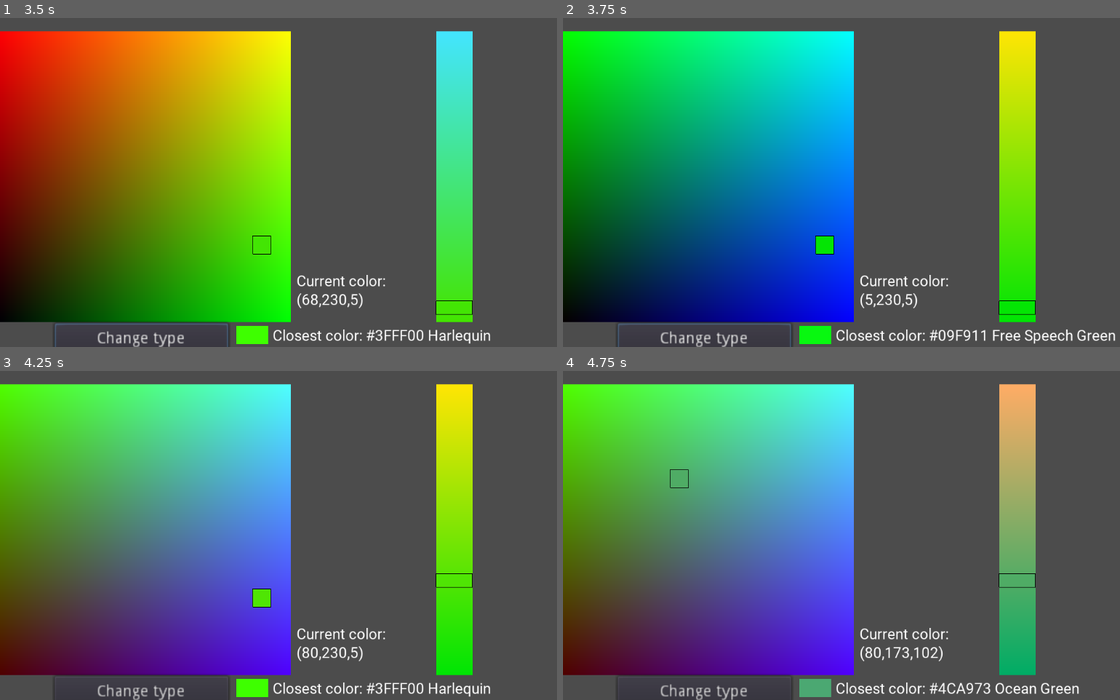
Above: before the commit, frames 1-4 (two rows, left to right).
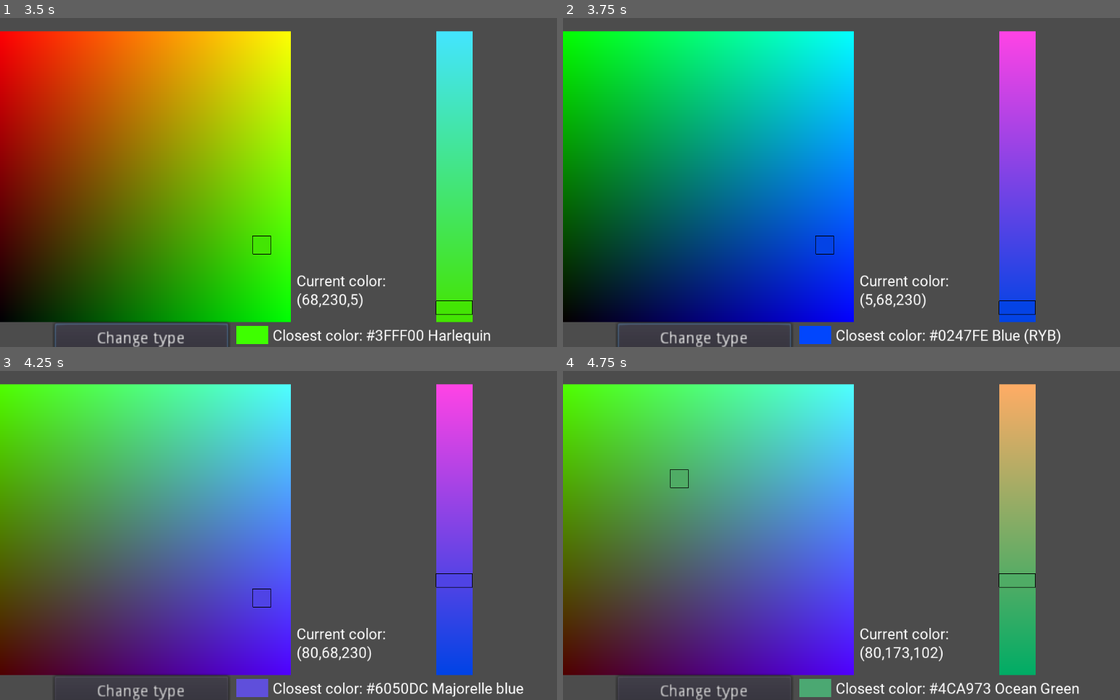
Above: after the commit, the same moments.

Repository: AntonBogun/Fancy-Color-Picker
Game: Godot game, scene res://Bruh.tscn
Same seed, same stepped clock (60 frames per second), same inputs: the game is played once before the commit and once after it.
Inputs (mouse positions are in pixels of both pictures, inside the frame that each line leads up to):
- Up to frame 1 (3.5 s): click "Change type" at 0.5 s; click "Change type" at 1.25 s; click "Change type" at 2 s; tap Enter (ui_accept) at 2.75, 3.02, 3.05, 3.32 s; move the mouse to (261, 245) at 2.77 s; press the mouse at (261, 245) at 2.78 s
- Up to frame 2 (3.75 s): move the mouse to (1030, 228) at 3.52 s; release the mouse at (1030, 228) at 3.53 s; tap Enter (ui_accept) at 3.6 s
- Up to frame 3 (4.25 s): tap Enter (ui_accept) at 3.77, 4.07 s; click (467, 581) at 3.8 s
- Up to frame 4 (4.75 s): tap Enter (ui_accept) at 4.25, 4.55 s; move the mouse to (679, 479) at 4.27 s; press the mouse at (679, 479) at 4.28 s

Frame 1 is identical in both runs. In frame 2, 6.9% of the frame differs, in the area x 42-100%, y 3-100%; in frame 3, 6.9%, in the area x 42-94%, y 3-100%; in frame 4, nothing differs.

Commit message:
Relearning part 2

Diff:
--- a/2dcolor.gd
+++ b/2dcolor.gd
@@ -7,15 +7,7 @@
 
 var type =0
 
-func circle1(pos,size):
-	#no way in hell this works
-	var circle = funcref(influence,"pogger")
-	return influence.forinbox(pos,size,circle)
 
-func colorif(pos,size,col):
-	#lmao i got fucked over by this
-	var colorif=funcref(colr,"color")
-	influence.expand(influence.new(Vector2(),9,colorif)[0],colorif,9)
 
 # Called when the node enters the scene tree for the first time.
 func _ready():
@@ -27,20 +19,6 @@
 	material.set_shader_param("zoom",1/get_node("..").zoom.x);
 	$Button.connect("pressed",self,"_update")
 
-	#testing:::
-
-	#print(circle1(Vector2(),9))
-	#print("huetest")
-	#print(7/2)
-#	var circle = funcref(self,"circle1")
-#	#print(circle1(Vector2(0,-20),9))
-#	var v9=influence.expand(influence.new(Vector2(),9,circle)[0],circle,9)
-#	#var v9=influence.expand(bruharray,circle,9)
-#	var v3=influence.divid(v9,9)
-#	v3=influence.expand(v3,circle,3)
-#	var v1=influence.divid(v3,3)
-#	v1=influence.expand(v1,circle,1)
-#	print(influence.outline(v1,1))
 
 	#var strin="["
 #	for n in v3:
@@ -54,12 +32,7 @@
 var i=6
 var rng=RandomNumberGenerator.new()
 
-func test(_r,_g,_b,size):
-	print("\n --------------------- \n"+str(influence.iff(Vector2(r,g),size,colr.colorclosestsearch(r,g,b),b))+"=iff\n")
-	print(colr.colorclosestsearch(r,g,b)+" at point"+str(Vector3(r,g,b))+"\n")
-	var box = [Vector2(4,4),Vector2(4,-4),Vector2(-4,4),Vector2(-4,-4)]
-	for i in box:
-		print(str(r+i.x)+" "+str(g+i.y)+colr.closestcolorsearch(r+i.x,g+i.y,b))
+
 
 func _update():
 	#function to update shader (mode)
@@ -96,23 +69,31 @@
 var g = 128
 var b = 10
 var interntype=0
-func _process(_delta):
+var slider=40
+
+func _physics_process(_delta):
 	i-=int(i>0)
+	#positions on viewport
 	var pos1=vertconv(polygon[0]+position,get_viewport_rect().size,1/get_node("..").zoom.x)
 	var pos2=vertconv(polygon[2]+position,get_viewport_rect().size,1/get_node("..").zoom.x)
-	var sliderpos1=vertconv($VSlider.rect_position+position,get_viewport_rect().size,1/get_node("..").zoom.x)
-	var sliderpos2=vertconv($VSlider.rect_size*$VSlider.rect_scale+$VSlider.rect_position++position,get_viewport_rect().size,1/get_node("..").zoom.x)
+	#get positions on slider - pointless
+	#var sliderpos1=vertconv($VSlider.rect_position+position,get_viewport_rect().size,1/get_node("..").zoom.x)
+	#var sliderpos2=vertconv($VSlider.rect_size*$VSlider.rect_scale+$VSlider.rect_position++position,get_viewport_rect().size,1/get_node("..").zoom.x)
 	var ok = ifinbox(get_viewport().get_mouse_position(),pos1,pos2)
-	var ok2 = ifinbox(get_viewport().get_mouse_position(),sliderpos1,sliderpos2)
+	#var ok2 = ifinbox(get_viewport().get_mouse_position(),sliderpos1,sliderpos2)
 
 	#provides shader with viewport info
 	material.set_shader_param("viewport",get_viewport_rect().size)
-	var slider =$VSlider.value
-	#and with slider
+	#if change in color
+	var ok2 =(slider!=$VSlider.value)
+	slider =$VSlider.value
+	#and with slider info
 	material.set_shader_param("slider",slider)
 
+	#if change detected (run color find algorithm)
 	if((ok or ok2)&&Input.is_action_pressed("mouse_left") or interntype!=type):
 		interntype=type
+		#if change in slider - run slider to rgb conversion depending on type
 		if ok2:
 			if type==1:
 				r=slider
@@ -121,12 +102,14 @@
 			if type==0:
 				b=slider
 		elif(ok):
+			#if mouse in box - run position to color conversion
 			mouseraw=(get_viewport().get_mouse_position()-pos1)*get_node("..").zoom.x
 			mousepos=Vector2(mouseraw.x,256-mouseraw.y)
 			r =mousepos.x*float(type==2)+mousepos.y*float(type==0)+slider*float(type==1);
 			g =mousepos.x*float(type==0)+mousepos.y*float(type==1)+slider*float(type==2);
 			b =mousepos.x*float(type==1)+mousepos.y*float(type==2)+slider*float(type==0);
 		else:
+			#change includes button press
 			var _r=r
 			r=b
 			b=g
@@ -134,28 +117,34 @@
 		r=floor(r)
 		g=floor(g)
 		b=floor(b)
+		#move the color picker+set color+ display current closest color
 		$Colorpick.position=mouseraw-Vector2(128,128)
 		$Colorpick.color=Color(r/256,g/256,b/256,1)
 		$ColorLabel.text="Current color:\n("+str(r)+","+str(g)+","+str(b)+")"
 		$ClosestColorLabel.text="Closest color: "+colr.colorclosestsearch(r,g,b)
+		#give slider's shader info
 		var _col=colr.colorclosestsearch(r,g,b)
 		var col = colr.colhextopos(_col)
-		#print(str(r)+" "+str(g)+" "+str(b))
-
 		$ColorShow.color=Color(col[0]/255.0,col[1]/255.0,col[2]/255.0,1)
 		$VSlider/picksmol.color=Color(r/256,g/256,b/256,1)
 		$VSlider.material.set_shader_param("red",r)
 		$VSlider.material.set_shader_param("gre",g)
 		$VSlider.material.set_shader_param("blu",b)
-		#print(ok)
-		if(i==0 && Input.is_action_pressed("ui_accept")):
+
+
+		if(i==0 && ok &&Input.is_action_pressed("mouse_left")):
 			i=10
-			#print(test(r,g,b,9))
-			#var arr=influence.arrcreate(Vector2(r,g),3,colr.closestcolorsearch(r,g,b),b)
-			var arr = [[Vector2(0,0)],true]
-#			print(arr[0])
-			if arr[1]:
-				print(influence.divid(arr[0],3))
-			else:
-				print("bruv")
-			#print(influence.arrcreate(Vector2(r,g),9,colr.colorclosestsearch(r,g,b),b))
+			mousepos
+			#-1.do when Slider or type changed value
+			#0. repeat 1-4 for every 32 pixels
+			#1.Find color at point
+			#2.new() until size=1
+			#3.loop divid(3n)>expand(n) until n=1
+			#4.outline() and neatify()
+			#5.use fail revenge system to do 3 (without divid, and starting at 1) and 4 for all fails
+
+
+
+
+
+	#print(OS.get_ticks_usec()) #how to get time passed
--- a/Bruh.tscn
+++ b/Bruh.tscn
@@ -23,6 +23,12 @@
 color = Color( 0, 0, 0, 1 )
 polygon = PoolVector2Array( -128, -128, 128, -128, 128, 128, -128, 128 )
 script = ExtResource( 1 )
+
+[node name="testlol" type="Polygon2D" parent="Camera2D/HUE"]
+visible = false
+scale = Vector2( 5, 5 )
+polygon = PoolVector2Array( 7.4, -8.5, 4.1, -0.4, 12.6, -0.9 )
+script = ExtResource( 8 )
 
 [node name="Button" type="Button" parent="Camera2D/HUE"]
 material = SubResource( 1 )
@@ -97,9 +103,3 @@
 color = Color( 0, 0, 0, 0.239216 )
 offset = Vector2( 125, 0 )
 polygon = PoolVector2Array( -128, -128, 0, -128, 0, 0, 1, 0, 1, -128, 30, -128, 30, 30, 0, 30, -128, 30 )
-
-[node name="testlol" type="Polygon2D" parent="."]
-visible = false
-scale = Vector2( 5, 5 )
-polygon = PoolVector2Array( 7.4, -8.5, 4.1, -0.4, 12.6, -0.9 )
-script = ExtResource( 8 )
--- a/Influence.gd
+++ b/Influence.gd
@@ -1,7 +1,8 @@
 extends Node
 
-
+#DEPRECATED - use new()
 func arrcreate(pos,_scale,col,slider):
+	#OLD (no funcref)
 	#create array
 	var arr = []
 	#check if pos is correct
@@ -33,10 +34,10 @@
 	if arr.size()==5:
 		arr.remove(5)
 	return [arr, true]
-
-
-
-
+#DEPRECATED - use new()
+
+
+# Point relative to point
 func f(x,type=0,cent=Vector2()):
 	# Point relative to point
 	var k
@@ -44,6 +45,7 @@
 	#diff.x+1=a
 	#diff.y+1=b
 	#abs(a+b+1-(2*a+abs(b-2)*2+2+2*b)*int(b==2)+int(b==1)*(6*b*b-15*b+6))
+	#NVM literally makes no difference/is worse, so not gonna change it
 	if type==1:
 		match (x-cent)/max(abs((x-cent).x),abs((x-cent).y)):
 			Vector2(-1,-1):
@@ -64,6 +66,7 @@
 				k=8
 			_:
 				k=0
+
 	else:
 		match x:
 			1:
@@ -87,27 +90,9 @@
 	return k
 
 
-func iff(point, _scale,col,slider):
-	#check a box, yes if all are yes
-	if _scale>1:
-		var off= (_scale-1)/2
-		var err=0
-		var box = [point+Vector2(off,off),point+Vector2(-off,-off),point+Vector2(off,-off),point+Vector2(-off,off)]
-		if point.x+off<256 && point.x-off>-1 && point.y+off<256 && point.x-off>-1:
-			for vec in box:
-				if colr.colorclosestsearch(vec.x,vec.y,slider)==col:
-					continue
-				else:
-					err=1
-					break
-		else:
-			err=1
-
-		return !bool(err)
-
-
-
-
+
+
+#DEPRECATED - use expand()
 func f1(finalarr,i,col,slider,_scale=1):
 	#i-1,i,i+1 = prev, curr and next points
 	var _x=finalarr[(i-1)%finalarr.size()]
@@ -168,6 +153,8 @@
 		return [finalarr,err==arr.size()]
 	else:
 		return [finalarr,false]
+#DEPRECATED - use expand()
+
 
 func divid(finalarr,_size):
 	#divides the point array into a smaller scale (9:3:1)
@@ -196,31 +183,14 @@
 		var _y=finalarr[mod((i+1),finalarr.size())]
 		var cent=finalarr[i]
 		var x = f(_x,1,cent)
-		var diff=floor(float(x/2))*2
-		#just x-x%2? idk why it has to be so dumb
-		#this thing below is clearly high level sorcery
-		#after some inspecting i guess it like tries to do something cool
-		#oh i completely forgot this has to basically do outlines
-		#the logic for it was insane iirc, so i have no idea how this even functions
-		#just trust it
-		#ehh i have basic theory - it just takes y as the limit for k
-		#and to do that it needs to perform this operation, as it gets the accurate
-		#limit for the y.
-		#specifics are probably more details but i cant be bothered and it doesnt really matter
-		var y = mod(int(f(_y,1,cent)-diff),8)+int(f(_y,1,cent)==diff)*8
-#		if cent==Vector2(6,-15):
-#			pass
-#		print(str(x)+" sus "+str(y)+" bruh "+str(f(_y,1,cent)))
-#		var yswitch=0
-#		if y==0:
-#			yswitch=1
-#			diff-=2
+		var diff=x-x%2
+		var y = mod(int(f(_y,1,cent)-diff-1),8)+1
 
 		var k = 2
 		#k=(k%8)*float(k>8)+float(k<=8)*k
 		var first=1
 
-		while k<y or ( k!=10):
+		while k<y:
 			var _k=f(int(k+diff-1)%8+1)*size
 			if(first==1):
 				first=0
@@ -231,15 +201,16 @@
 			if i==2:
 				pass
 			k+=2
-		if(i==2):
-
-			continue
+
+
+
+
 
 
 	return temparr
 
 
-func outline(finalarr,_size):
+func outline(finalarr,_size=1):
 	#oh right this actually does the corners for the point array... not entirely
 	#sure this is even useful
 	#wait right you can use this to your advantage when making a cool corner skip thing
@@ -311,28 +282,18 @@
 	var b = pow(pos.y,2)+pow(pos.x,2)-250
 	return b<a
 
-func pogger1(pos,_scale):
-	#different pattern i guess?
-	var x= pos.x
-	var y = pos.y
-	#return pow(pos.x,2)+pow(pos.y,2)<45
-
-	var off= (_scale-1)/2
-	var err=0
-	var box = [pos+Vector2(off,off),pos+Vector2(-off,-off),pos+Vector2(off,-off),pos+Vector2(-off,off)]
-#	if pos.x+off<256 && pos.x-off>-1 && pos.y+off<256 && pos.x-off>-1:
-#
-#	else:
-#		err=1
-	for vec in box:
-		if (x<5 and x>-5 and y<5 and y>-5):
-			continue
-		else:
-			err=1
-			break
-	return !bool(err)
-
+func pogger1(pos):
+	#convex area
+	#desmos
+	#x^{2}+y^{2}-\left(20\sin\left(\frac{y-15}{10}\right)\right)^{2}<400
+	var x=pos.x
+	var y=pos.y
+	var iff=pow(x,2)+pow(y,2)-pow(20*sin((y-15)/10),2)<400
+	return iff
+
+#callfuncv = bad
 func new(pos,_scale, funcr):
+	#this probably is arrcreate() 2 ElBoog
 	var arr = []
 	var scale = (_scale-1)/2
 	if funcr.call_func(pos,_scale):
@@ -343,9 +304,7 @@
 	var i = 0
 	var cent = arr[0]
 	var temp = 0
-	#important magic here::
-	#dude wtf are you talkign about i have literally no idea
-	#god not the call_funcs... this is so bad
+	#does a + shaped check
 	while i<4:
 		if funcr.call_func(pos+f(i*2+2)*_scale,_scale):
 			arr.insert(n,pos+f(i*2+2)*_scale)
@@ -361,29 +320,11 @@
 
 
 		i+=1
-#
-#		if funcr.call_func(pos+f(i*2+2)*_scale,_scale):
-#			print("yes")
-#			arr.insert(n,pos+f(i*2+2)*_scale)
-#			i+=1
-#			n+=1
-#			if n<arr.size():
-#				if !funcr.call_func(pos+f(i*2+2)*_scale,_scale) and arr[n]!=cent:
-#					if (arr.size()!=2):
-#						arr.insert(n,cent)
-#					i+=1
-#					n+=1
-#		else:
-#			print("nope")
-#			n+=int(n<arr.size())#+int(i==n)
-#			i+=1
-
-
 	if arr.size()==5:
 		arr.remove(4)
 	elif(arr[arr.size()-1]==cent and arr[0]==cent and arr.size()>1):
 		arr.remove(arr.size()-1)
-	return [arr, true]
+	return arr
 
 
 func expand(finalarr,funcc,_scale=1):
@@ -393,11 +334,12 @@
 	var done=1
 	var printcount=0
 	var completed=0
+	#0 = default state, loop exists when done=0
 	while done!=0:
 		done=0
 		var i = completed
 		while i<finalarr.size():
-
+			#get relative positions of x and y
 			var _x=finalarr[mod((i-1),finalarr.size())]
 			var _y=finalarr[mod((i+1),finalarr.size())]
 			var cent=finalarr[i]
@@ -406,25 +348,13 @@
 
 			if i>400:
 				done = 0
-				#400 isnt actually that much, but it probably should never get that big
-				#with colors
-				#wait this is actual loops... yeahhhhhhhhh thats before i realized you can
-				#just skip all points you have already gone through to make the amount of stuff
-				#to check much smaller
-				#400 makes more sense now
-				#nvm looks like its not loops, but just point amount? then i was corrent
-				#but my point also is correct, so yeahh
+				#400 is the max amount of points.
 				print("OVERFLOW")
 				break
-	#		if funcc.call_func(cent+Vector2(0,-1)*_scale,_scale):
-	#			finalarr.insert(0,cent+Vector2(0,-1)*_scale)
-	#			finalarr.insert(finalarr.size(),finalarr[1])
-	#			continue
-	#		else:
-	#			up=0
-
+
+			#figure out which points to check
 			var arr = []
-			#print(str(finalarr)+" bruh "+str(y))
+
 
 			if(x%2==1):
 				y=mod(y-x,8)
@@ -442,12 +372,15 @@
 					arr.append((x+3)%8+1)
 				if(y>6):
 					arr.append((x+5)%8+1)
+			#all of the stuff needed for proper point insertion
 			var temp=0
 			var err=0
 			var _n =0
 			var dead =-1
 			var _i=0
 			for n in arr:
+				#the check itself
+
 				if funcc.call_func(cent+f(n)*_scale,_scale):
 					finalarr.insert(i+temp,cent+f(n)*_scale)
 					done=1
@@ -461,26 +394,28 @@
 
 
 				else:
-					pass
+
 					temp+=int(temp==0)
 					err+=1
 					dead+=int(dead!=1)
 
-				n+=1
+
+
 			if dead==1 and err!=arr.size():
 					finalarr.insert(i+temp,cent)
 					temp+=1
-			#print(str(finalarr)+" sus "+str(y)+", i="+str(i)+", err="+str(err)+", arr="+str(arr.size())+", temp="+str(temp))
-
 			if err==0:
 				finalarr.remove(i+temp)
 				_i-=1
-			#completed = completed+int(arr.size()==0 and i==completed)
+			#CRUICIAL for making it run much faster
+			completed = completed+int(err!=0 and arr.size()==0 and i==completed)
 			i+=1+_i
 
 
 
-		if (finalarr[0]==finalarr[finalarr.size()-1]):
+
+
+		if (finalarr[0]==finalarr[finalarr.size()-1]) and finalarr.size()!=1:
 			finalarr.remove(finalarr.size()-1)
 #		print(finalarr)
 #		print("count="+str(printcount))
@@ -519,3 +454,50 @@
 			err=1
 			break
 	return !bool(err)
+
+#OLD (no funcref), new = forinbox()
+func iff(point, _scale,col,slider):
+	#check a box, yes if all are yes
+	if _scale>1:
+		var off= (_scale-1)/2
+		var err=0
+		var box = [point+Vector2(off,off),point+Vector2(-off,-off),point+Vector2(off,-off),point+Vector2(-off,off)]
+		if point.x+off<256 && point.x-off>-1 && point.y+off<256 && point.x-off>-1:
+			for vec in box:
+				if colr.colorclosestsearch(vec.x,vec.y,slider)==col:
+					continue
+				else:
+					err=1
+					break
+		else:
+			err=1
+
+		return !bool(err)
+
+
+func neatify(arr):
+	var arr2=[]
+	for i in arr.size():
+		var _x=arr[mod((i-1),arr.size())]
+		var _y=arr[mod((i+1),arr.size())]
+		var cent=arr[i]
+		var x = f(_x,1,cent)
+		var y = f(_y,1,cent)
+		#if Dot(x,y)!=0:
+
+		if mod(y-x,8)!=2:
+			arr2.append(cent)
+	arr.clear()
+	for i in arr2.size():
+		var _x=arr2[mod((i-1),arr2.size())]
+		var _y=arr2[mod((i+1),arr2.size())]
+		var cent=arr2[i]
+		var x = cent-_x
+		var y = cent-_y
+		if int(Dot(x,y))!=-1:
+			arr.append(cent)
+	return arr
+
+func Dot(a,b):
+
+	return a.dot(b)/sqrt((pow(a.x,2)+pow(a.y,2))*(pow(b.x,2)+pow(b.y,2)))
--- a/project.godot
+++ b/project.godot
@@ -23,6 +23,10 @@
 colr="*res://COLOR.gd"
 influence="*res://Influence.gd"
 
+[global]
+
+vsync=false
+
 [input]
 
 mouse_left={
--- a/testloldeletelater.gd
+++ b/testloldeletelater.gd
@@ -6,22 +6,39 @@
 # var b = "text"
 
 func circle1(pos,size):
-	var circle = funcref(influence,"pogger")
+	var circle = funcref(influence,"pogger1")
 	return influence.forinbox(pos,size,circle)
 # Called when the node enters the scene tree for the first time.
 func _ready():
 	#polygon=[Vector2(-1,1),Vector2(1,1),Vector2(0,-1)]
 	var circle = funcref(self,"circle1")
 	#print(circle1(Vector2(0,-20),9))
-	var v9=influence.expand(influence.new(Vector2(),9,circle)[0],circle,9)
-	#var v9=influence.expand(bruharray,circle,9)
-	var v3=influence.divid(v9,9)
-	v3=influence.expand(v3,circle,3)
-	var v1=influence.divid(v3,3)
-	v1=influence.expand(v1,circle,1)
-	polygon=influence.outline(v1,1)
+
+
+
+
+
+	print()
+
+	var ok = influence.new(Vector2(),27,circle)
+	ok=influence.expand(ok,circle,27)
+	ok = influence.divid(ok,27)
+	ok=influence.expand(ok,circle,9)
+	ok=influence.divid(ok,9)
+	ok=influence.expand(ok,circle,3)
+	print(ok)
+#	var ok1=[]
+#	for i in (ok.size()-ok.size()%2)/2:
+#		ok1.append(ok[i])
+#	var ok2=[]
+#	for i in ok.size()-(ok.size()-ok.size()%2)/2:
+#		ok2.append(ok[(ok.size()-ok.size()%2)/2+i])
+
+
 	pass # Replace with function body.
 
+func Dot(a,b):
+	return a.dot(b)/(a.length()*b.length())
 
 # Called every frame. 'delta' is the elapsed time since the previous frame.
 #func _process(delta):
